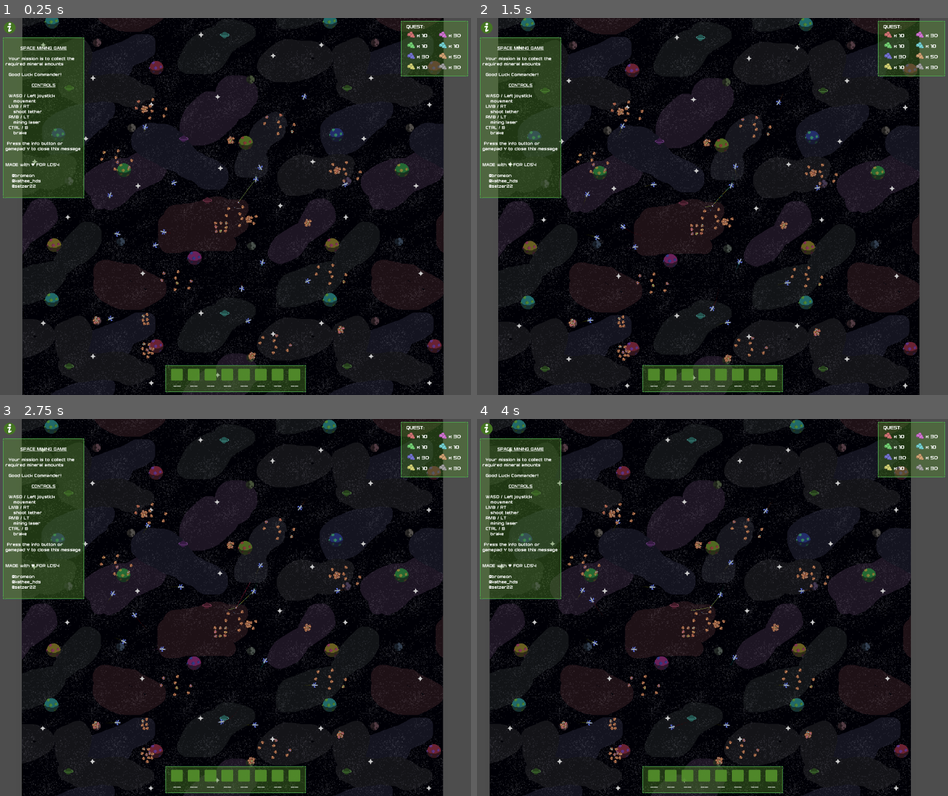
Above: before the commit, frames 1-4 (two rows, left to right).
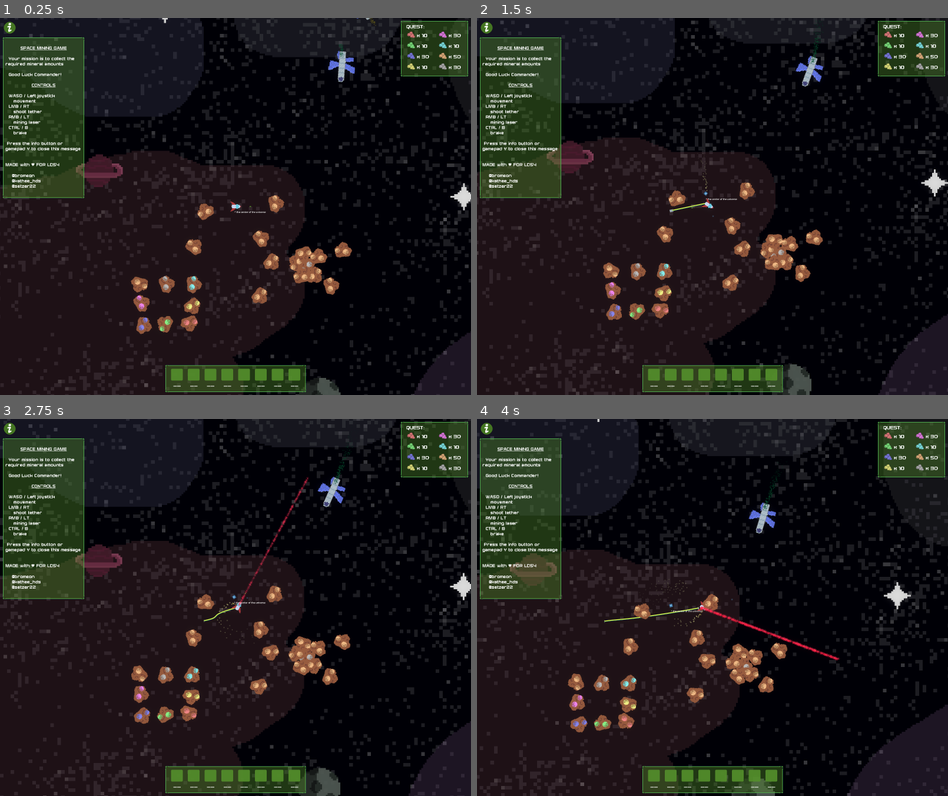
Above: after the commit, the same moments.

Repository: Bromeon/LudumDare54
Game: Godot game, scene res://Scenes/Main/Main.tscn
Same seed, same stepped clock (60 frames per second), same inputs: the game is played once before the commit and once after it. The engine's default icon, where the game draws it, is replaced by a stand-in: a white triangle on a blue panel in a dark square.
Inputs (mouse positions are in pixels of both pictures, inside the frame that each line leads up to):
- Up to frame 1 (0.25 s): no input
- Up to frame 2 (1.5 s): move the mouse to (816, 187) at 0.52 s; hold D (Right) 0.53-1.28 s; hold Right mouse button (ShootLaser) 0.53-1.28 s; move the mouse to (618, 225) at 1.27 s; hold Ctrl (Brake) from 1.28 s (still down); tap Space (ShootTether) at 1.35 s
- Up to frame 3 (2.75 s): move the mouse to (282, 524) at 2.02 s; release Ctrl (Brake) at 2.03 s; hold D (Right) from 2.03 s (still down); hold Right mouse button (ShootLaser) from 2.03 s (still down)
- Up to frame 4 (4 s): move the mouse to (688, 682) at 2.77 s; release D (Right) at 2.78 s; release Right mouse button (ShootLaser) at 2.78 s; hold W (Up) 2.78-3.53 s; tap Space (ShootTether) at 2.85 s; move the mouse to (853, 664) at 3.52 s; hold A (Left) from 3.53 s (still down); hold Right mouse button (ShootLaser) from 3.53 s (still down)

The runs differ from the first frame. In frame 1, 45% of the frame differs, in the area x 0-100%, y 0-100%; in frame 2, 45%; in frame 3, 45%; in frame 4, 44%.

Commit message:
camera

Diff:
--- a/Scenes/Main/2dRoot.gd
+++ b/Scenes/Main/2dRoot.gd
@@ -1,4 +1,6 @@
 extends Node2D
+
+@export var player_cheat: bool = false
 
 @onready var sprite := $Icon
 @onready var supply_paths := $SupplyPaths
@@ -23,8 +25,9 @@
 	camera_should.global_position = player.position
 	camera_should.modulate = Color(1.0, 1.0, 1.0, 0.3)
 
-	# NOTE: Change Supply2 below with the actual initial ship the player starts attached to
-	$PlayerShip.setup_initial_tether($SupplyPaths/Supply2.get_node("%Ship"))
+	if not player_cheat:
+		# NOTE: Change Supply2 below with the actual initial ship the player starts attached to
+		$PlayerShip.setup_initial_tether($SupplyPaths/Supply2.get_node("%Ship"))
 
 #	debug.top_level = true
 	var rect = camera.get_viewport_rect()
--- a/Scenes/Main/Main.tscn
+++ b/Scenes/Main/Main.tscn
@@ -88,6 +88,7 @@
 
 [node name="2DRoot" type="Node2D" parent="."]
 script = ExtResource("2_vx87s")
+player_cheat = true
 
 [node name="Label" type="Label" parent="2DRoot"]
 offset_right = 672.0
@@ -97,7 +98,7 @@
 
 [node name="Camera2D" type="Camera2D" parent="2DRoot"]
 unique_name_in_owner = true
-zoom = Vector2(0.1, 0.1)
+zoom = Vector2(0.5, 0.5)
 
 [node name="Debug" type="Label" parent="2DRoot/Camera2D"]
 offset_right = 40.0
